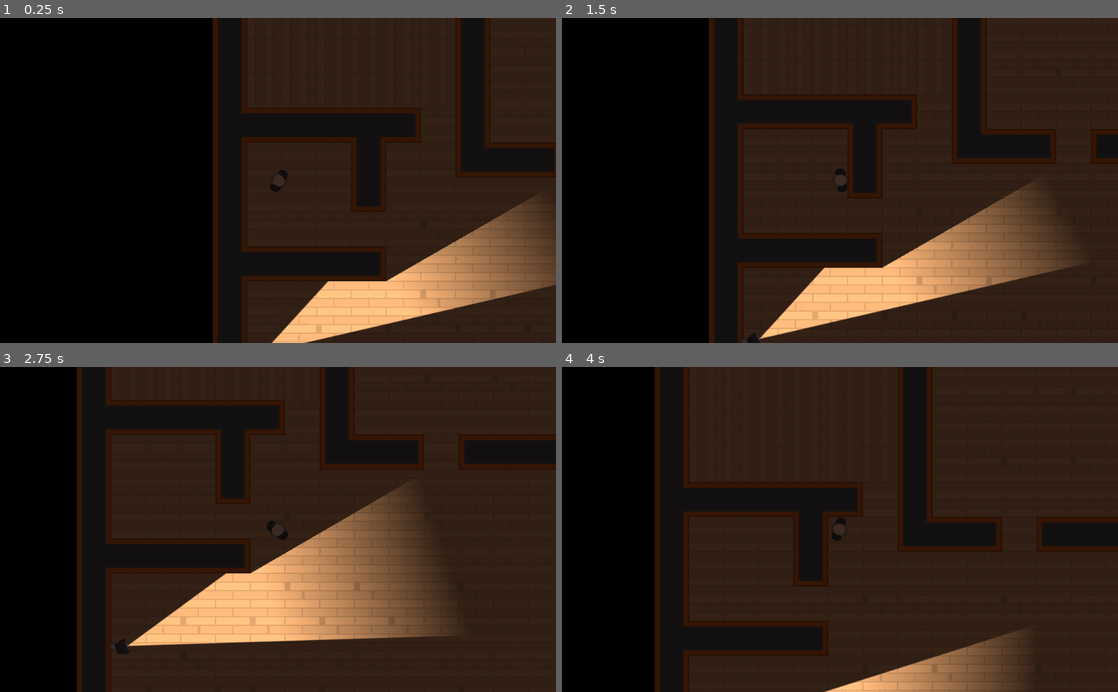
Above: before the commit, frames 1-4 (two rows, left to right).
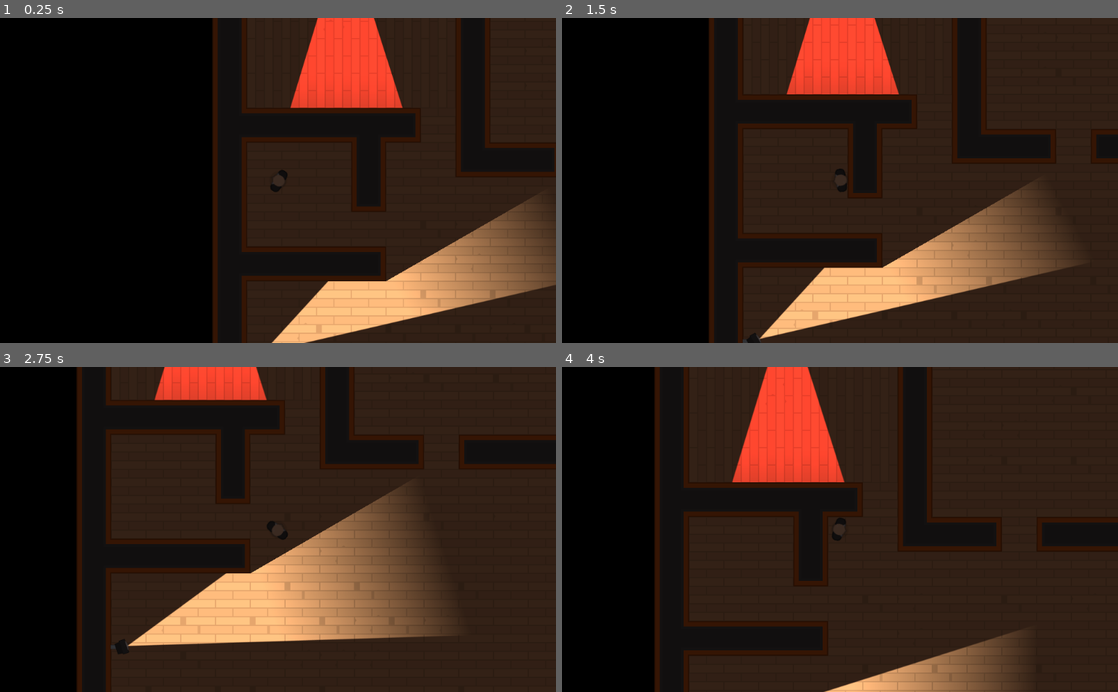
Above: after the commit, the same moments.

Repository: ColinJWright/HeistMeisters
Game: Godot game, scene res://Levels/Level1.tscn
Same seed, same stepped clock (60 frames per second), same inputs: the game is played once before the commit and once after it.
Inputs (mouse positions are in pixels of both pictures, inside the frame that each line leads up to):
- Up to frame 1 (0.25 s): no input
- Up to frame 2 (1.5 s): tap Enter at 0.5 s; move the mouse to (962, 164) at 0.52 s; hold D (move_right) 0.53-1.28 s; click (962, 164) at 0.6 s; move the mouse to (728, 196) at 1.27 s; hold S (move_down) from 1.28 s (still down); click (728, 196) at 1.35 s
- Up to frame 3 (2.75 s): move the mouse to (333, 458) at 2.02 s; release S (move_down) at 2.03 s; hold D (move_right) from 2.03 s (still down); click (333, 458) at 2.1 s
- Up to frame 4 (4 s): move the mouse to (812, 594) at 2.77 s; release D (move_right) at 2.78 s; hold W (move_up) 2.78-3.53 s; click (812, 594) at 2.85 s; move the mouse to (1006, 578) at 3.52 s; hold A (move_left) from 3.53 s (still down); click (1006, 578) at 3.6 s

The runs differ from the first frame. In frame 1, 4.2% of the frame differs, in the area x 52-73%, y 0-28%; in frame 2, 3.8%; in frame 3, 1.9%; in frame 4, 4.9%, in the area x 30-51%, y 0-36%.

Commit message:
Lesson 51 complete. Added a Guard but issues with detection (to be resolved).

Diff:
--- /dev/null
+++ b/Characters/NPCs/Guard.gd
@@ -0,0 +1 @@
+extends "res://Characters/NPCs/PlayerDetection.gd"
--- /dev/null
+++ b/Characters/NPCs/Guard.tscn
@@ -0,0 +1,16 @@
+[gd_scene load_steps=5 format=2]
+
+[ext_resource path="res://GFX/PNG/Soldier 1/soldier1_stand.png" type="Texture" id=1]
+[ext_resource path="res://Characters/TemplateCharacter.tscn" type="PackedScene" id=2]
+[ext_resource path="res://Lightmaps/Torch.tscn" type="PackedScene" id=3]
+[ext_resource path="res://Characters/NPCs/Guard.gd" type="Script" id=4]
+
+[node name="Guard" instance=ExtResource( 2 )]
+script = ExtResource( 4 )
+
+[node name="Sprite" parent="." index="0"]
+texture = ExtResource( 1 )
+offset = Vector2( -10, 0 )
+
+[node name="Torch" parent="." index="3" instance=ExtResource( 3 )]
+position = Vector2( 5, 0 )
--- a/Levels/Level1.tscn
+++ b/Levels/Level1.tscn
@@ -1,7 +1,8 @@
-[gd_scene load_steps=3 format=2]
+[gd_scene load_steps=4 format=2]
 
 [ext_resource path="res://Levels/TemplateLevel.tscn" type="PackedScene" id=1]
 [ext_resource path="res://Characters/NPCs/SecurityCamera.tscn" type="PackedScene" id=2]
+[ext_resource path="res://Characters/NPCs/Guard.tscn" type="PackedScene" id=3]
 
 [node name="Level1" instance=ExtResource( 1 )]
 
@@ -17,3 +18,7 @@
 [node name="SecurityCamera3" parent="SecurityCameras" index="2" instance=ExtResource( 2 )]
 position = Vector2( 512.904, 1263.65 )
 rotation = -1.5708
+
+[node name="Guard" parent="Guards" index="0" instance=ExtResource( 3 )]
+position = Vector2( 310, -278 )
+rotation = 1.5708
